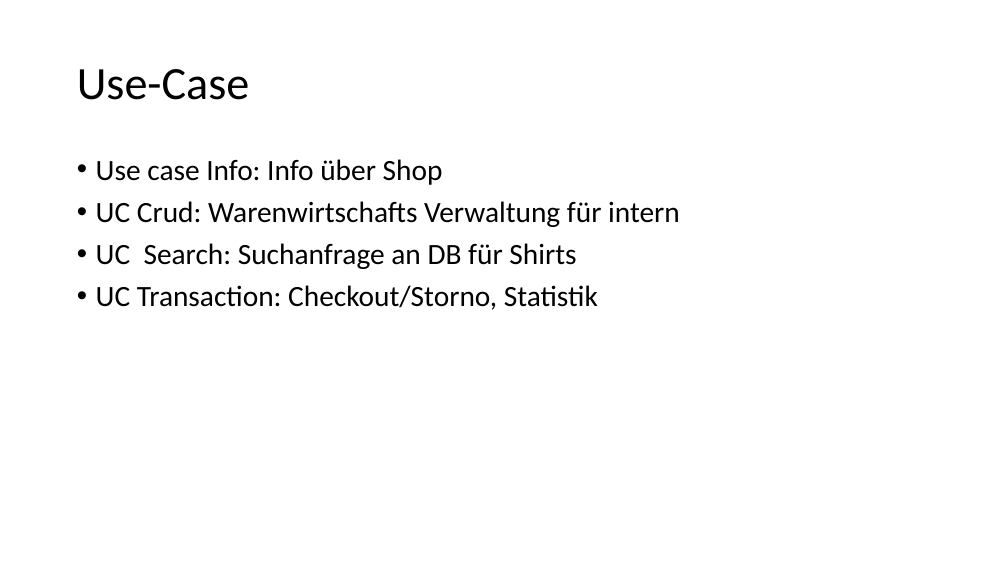
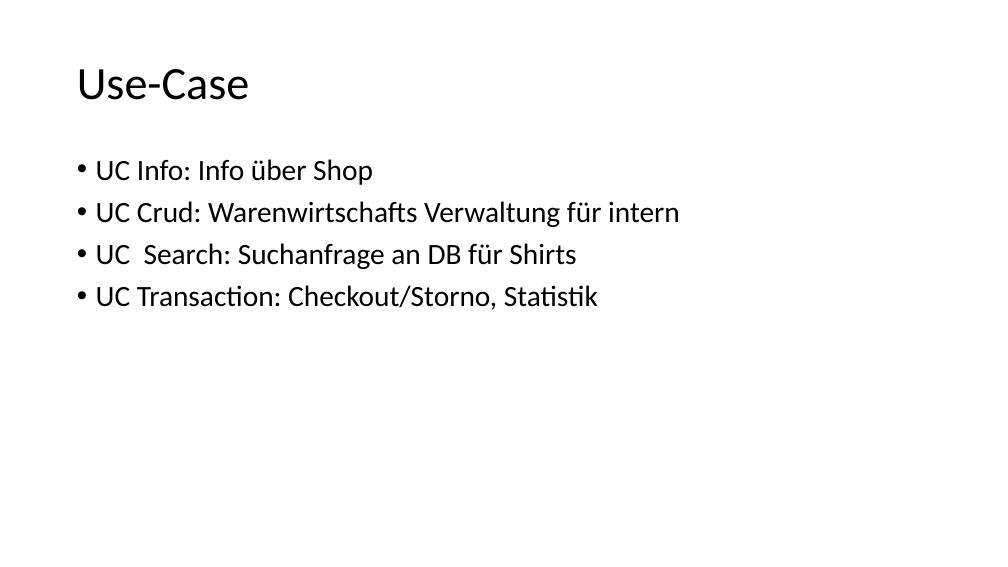
Before and after one commit to Sprayer115/render, a slide deck: slide 8 of Web-Technologie.pptx. Drawn at 1008x567 pixels with LibreOffice and Linux fonts; fonts in the diff are those of the drawing. Boxes give left, top, right and bottom in pixels: in the first picture for what was removed or moved away, otherwise in the second. Text is boxed around its words. In the diff, an @@ line names an element or a change of style, - is before the commit and + after.

Commit message:
30.3

```diff
--- a/Web-Technologie.pptx
+++ b/Web-Technologie.pptx
@@ text at (96,159,373,185): text changed @@
-• Use case Info: Info über Shop
+• UC Info: Info über Shop
```
Also in this commit, not shown: 6 slides added.
